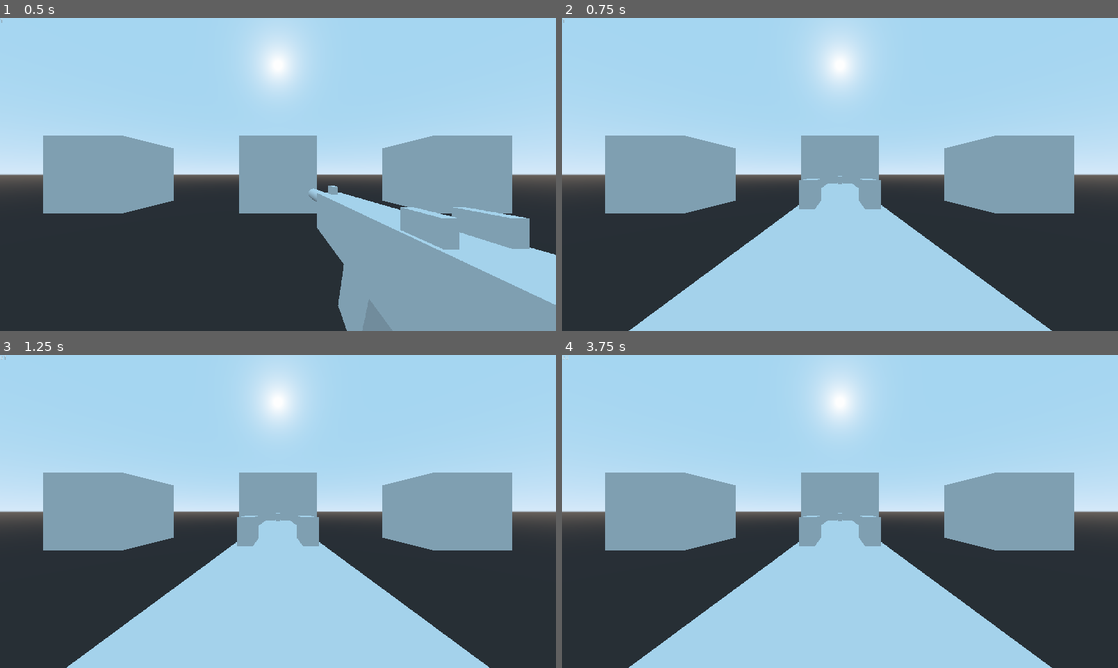
Above: before the commit, frames 1-4 (two rows, left to right).
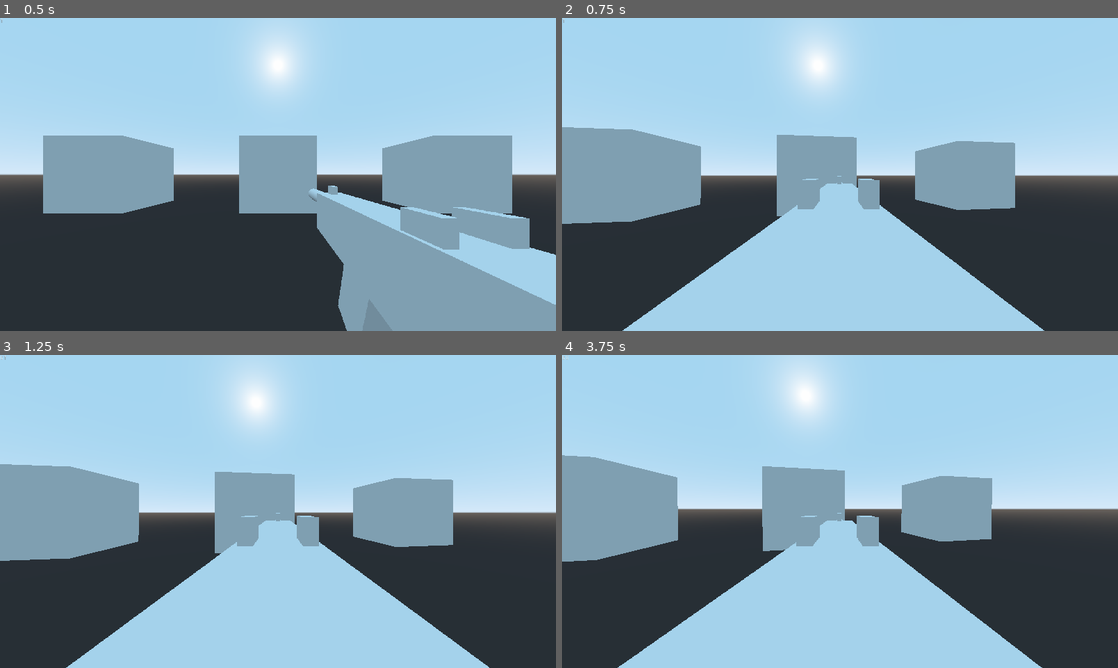
Above: after the commit, the same moments.

Repository: ringating/fps-test
Game: Godot game, scene res://scenes/3d_test_scene.tscn
Two runs of this game, one before a commit and one after it. Both use one fixed random seed, a clock stepped at 60 frames per second and the inputs below.
Inputs (mouse positions are in pixels of both pictures, inside the frame that each line leads up to):
- Up to frame 1 (0.5 s): no input
- Up to frame 2 (0.75 s): move the mouse to (867, 174) at 0.52 s; hold Right mouse button (ADS) from 0.53 s (still down)
- Up to frame 3 (1.25 s): keep holding Right mouse button (ADS)
- Up to frame 4 (3.75 s): move the mouse to (812, 511) at 1.27 s; release Right mouse button (ADS) at 1.28 s; click (812, 511) at 1.35 s; move the mouse to (851, 505) at 2.02 s; hold Right mouse button (ADS) 2.03-2.78 s; move the mouse to (834, 517) at 2.77 s; click (834, 517) at 2.85 s; move the mouse to (878, 514) at 3.52 s; hold Right mouse button (ADS) from 3.53 s (still down)

Frame 1 is identical in both runs. In frame 2, 12% of the frame differs, in the area x 0-100%, y 7-100%; in frame 3, 11%; in frame 4, 16%, in the area x 0-100%, y 2-100%.

Commit message:
fixed mouselook, removed unused code from fps cap script

Diff:
--- a/scenes/3d_test_scene.tscn
+++ b/scenes/3d_test_scene.tscn
@@ -54,37 +54,38 @@
 script = ExtResource( 6 )
 
 [node name="gun_model_root" type="Spatial" parent="viewmodel_container/viewmodel_viewport/viewmodel_camera"]
+editor/display_folded = true
 transform = Transform( 1, 0, 0, 0, 1, 0, 0, 0, 1, 0, -0.363, -0.698 )
 script = ExtResource( 7 )
 
 [node name="MeshInstance" type="MeshInstance" parent="viewmodel_container/viewmodel_viewport/viewmodel_camera/gun_model_root"]
 transform = Transform( 0.139047, 0, 0, 0, 0.198476, 0, 0, 0, 1, 0, 0.0789787, 0 )
-mesh = SubResource( 2 )
+mesh = SubResource( 1 )
 material/0 = null
 
 [node name="MeshInstance4" type="MeshInstance" parent="viewmodel_container/viewmodel_viewport/viewmodel_camera/gun_model_root"]
 transform = Transform( 0.0235357, 0, 0, 0, 0.0720178, 0, 0, 0, 0.0764464, 0, 0.291413, -0.893516 )
-mesh = SubResource( 2 )
+mesh = SubResource( 1 )
 material/0 = null
 
 [node name="MeshInstance5" type="MeshInstance" parent="viewmodel_container/viewmodel_viewport/viewmodel_camera/gun_model_root"]
 transform = Transform( 0.0235357, 0, 0, 0, 0.0720178, 0, 0, 0, 0.0764464, 0.0977168, 0.291413, 0.260793 )
-mesh = SubResource( 2 )
+mesh = SubResource( 1 )
 material/0 = null
 
 [node name="MeshInstance6" type="MeshInstance" parent="viewmodel_container/viewmodel_viewport/viewmodel_camera/gun_model_root"]
 transform = Transform( 0.0235357, 0, 0, 0, 0.0720178, 0, 0, 0, 0.0764464, -0.098, 0.291447, 0.261024 )
-mesh = SubResource( 2 )
+mesh = SubResource( 1 )
 material/0 = null
 
 [node name="MeshInstance2" type="MeshInstance" parent="viewmodel_container/viewmodel_viewport/viewmodel_camera/gun_model_root"]
 transform = Transform( 0.0917916, 0, 0, 0, 0.368292, -0.0416038, 0, 0.102356, 0.149696, 0, -0.257973, -0.251114 )
-mesh = SubResource( 2 )
+mesh = SubResource( 1 )
 material/0 = null
 
 [node name="MeshInstance3" type="MeshInstance" parent="viewmodel_container/viewmodel_viewport/viewmodel_camera/gun_model_root"]
 transform = Transform( 0.0836793, 0, 0, 0, -2.4335e-008, 0.0836793, 0, -0.556721, -3.65774e-009, 0, 0.173528, -1.22167 )
-mesh = SubResource( 3 )
+mesh = SubResource( 2 )
 material/0 = null
 
 [node name="Node" type="Node" parent="viewmodel_container/viewmodel_viewport/viewmodel_camera/gun_model_root"]
--- a/scripts/mouse_look.gd
+++ b/scripts/mouse_look.gd
@@ -21,7 +21,7 @@
 	else:
 		aimDelta = Vector2.ZERO;
 
-func _unhandled_input(event):
+func _input(event):
 	print("event is %s" % event)
 	if event is InputEventMouseMotion:
 		mousePosDelta = event.get_relative()
--- a/scripts/toggle_fps_cap.gd
+++ b/scripts/toggle_fps_cap.gd
@@ -1,19 +1,9 @@
 extends Node
 
-var targetFPS : float = 69 setget setTargetFPS
+var targetFPS : float = 90 setget setTargetFPS
 
 var desired_delta : float = 1/targetFPS
 var wait : float = 0
-
-#var prev_delta : float = 0
-#var prev_wait_usec : int = 0
-
-# Called when the node enters the scene tree for the first time.
-#func _ready():
-#	print("initial force_fps: %d" % ProjectSettings.get_setting("debug/settings/fps/force_fps"))
-#	ProjectSettings.set_setting("debug/settings/fps/force_fps", 10)
-#	ProjectSettings.save()
-#	print("force_fps: %d" % ProjectSettings.get_setting("debug/settings/fps/force_fps"))
 
 # Called every frame. 'delta' is the elapsed time since the previous frame.
 func _process(delta):
Not shown: 2 places in scenes/3d_test_scene.tscn that only renumber resources
